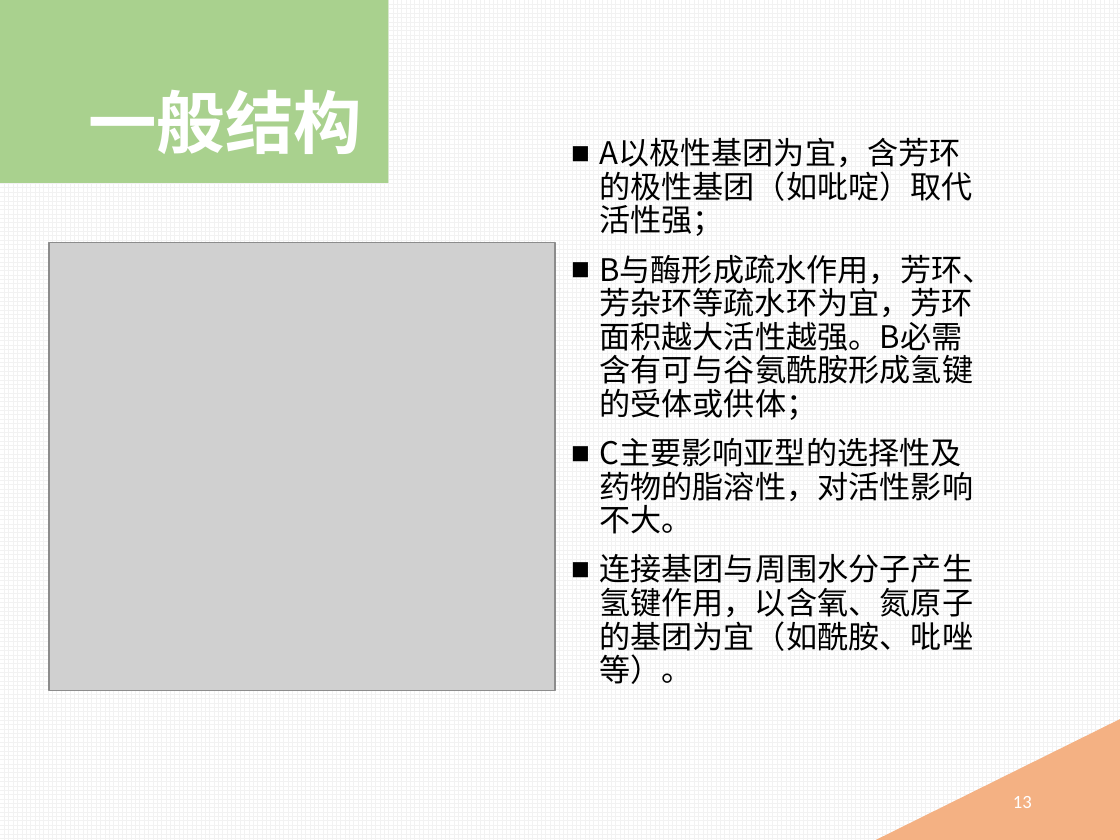
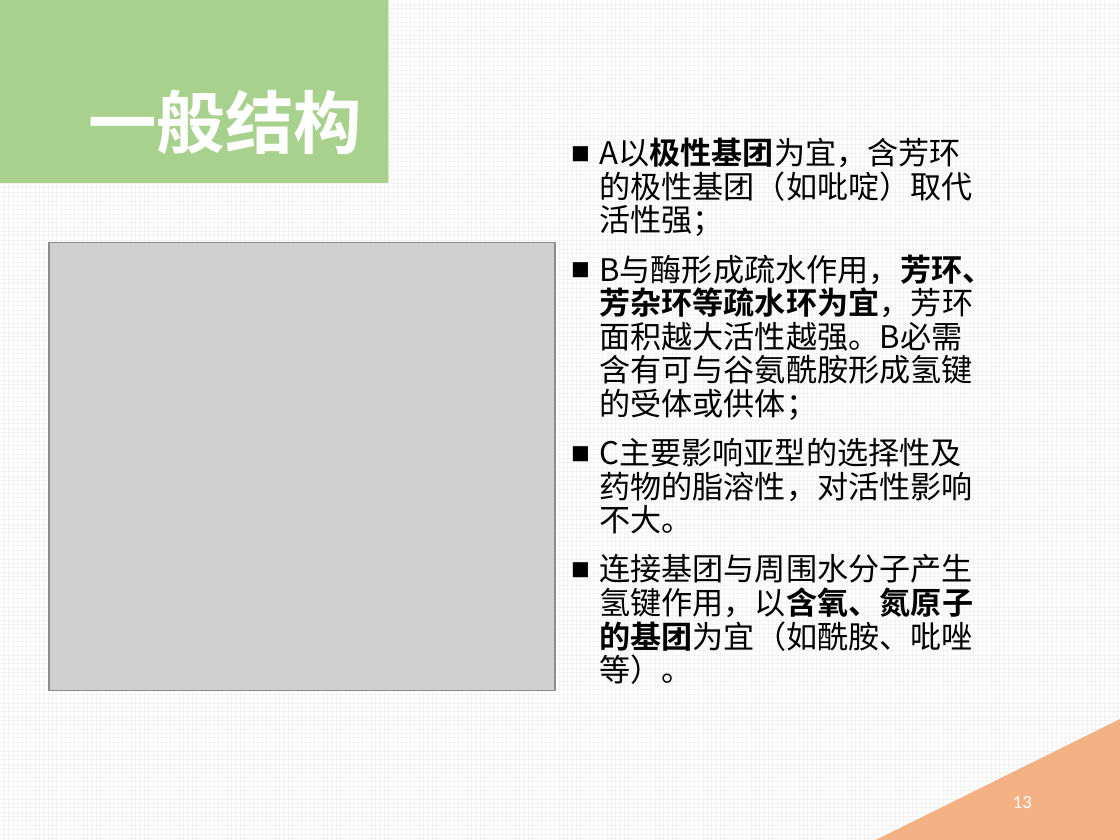
Before and after one commit to mingyong/Project-PDE, a slide deck: slide 13 of 磷酸二酯酶抑制剂.pptx. Drawn at 1120x840 pixels with LibreOffice and Linux fonts; fonts in the diff are those of the drawing; grey boxes stand for pictures. Boxes give left, top, right and bottom in pixels: in the first picture for what was removed or moved away, otherwise in the second. Text is boxed around its words. In the diff, an @@ line names an element or a change of style, - is before the commit and + after.

```diff
--- a/磷酸二酯酶抑制剂.pptx
+++ b/磷酸二酯酶抑制剂.pptx
@@ text at [599, 137, 993, 684]: bold on in "A以极性基团为宜，含芳环的极性基团（如吡啶）取代活性强；", "B与酶形成疏水作用，芳环、芳杂环等疏水环为宜，芳环面积越大活性越强。B必需含有可与谷氨酰胺形成氢键的受体或供体；", "连接基团与周围水分子产生氢键作用，以含氧、氮原子的基团为宜（如酰胺、吡唑等）。" @@
```
Also in this commit, not shown: 10 other slides changed, 1 slide added.
